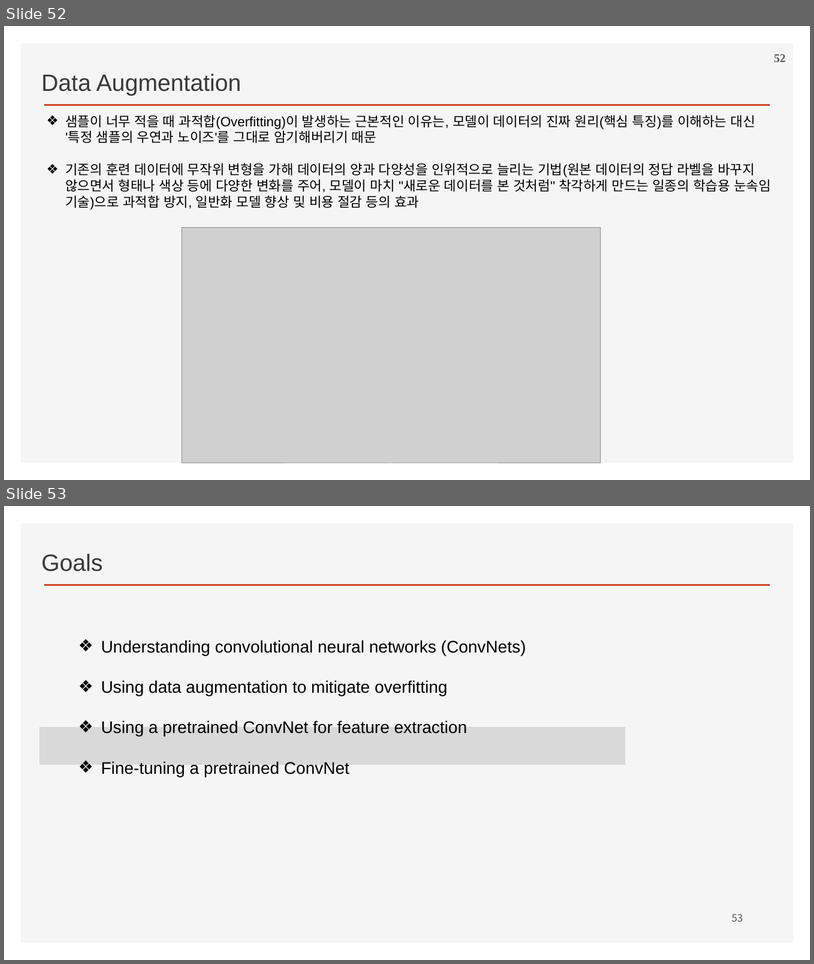
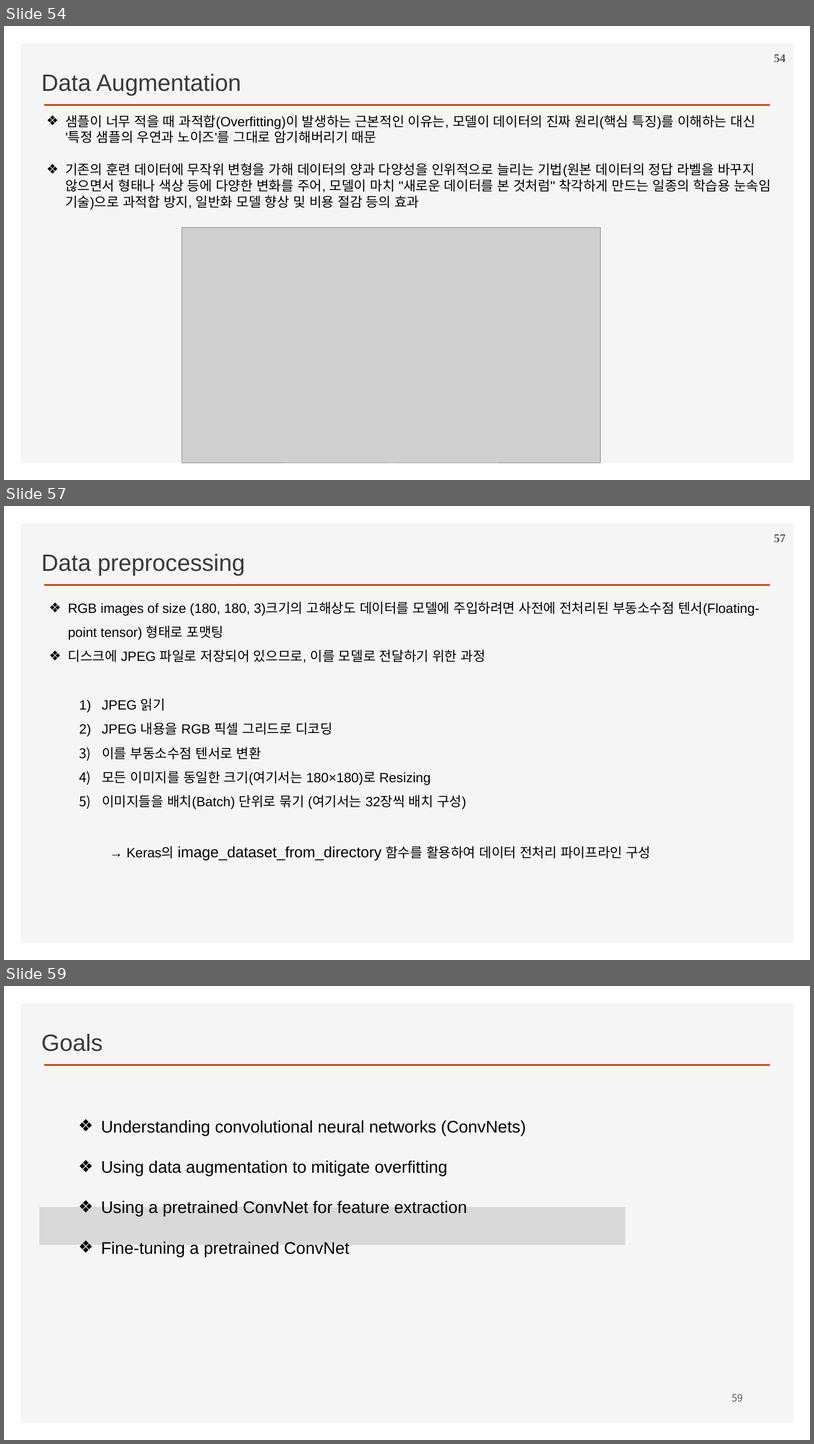
Before and after one commit to ancestor9/2026_Fall_Deep-Learning-with-Python, a slide deck: Chapter 08 Image Classification.pptx. Shown one above the other, each under a label of ours: slides 52 and 53 before the commit, slides 54, 57 and 59 after it; the slides between them are not shown. The pictures are 814x964 and 814x1444 pixels, drawn with LibreOffice and Linux fonts; fonts in the diff are those of the drawing; grey boxes stand for pictures; background and template pictures are left out. Boxes give left, top, right and bottom in pixels: in the first picture for what was removed or moved away, otherwise in the second. Text is boxed around its words. In the diff, an @@ line names an element or a change of style, - is before the commit and + after.

```diff
--- a/Chapter 08 Image Classification.pptx
+++ b/Chapter 08 Image Classification.pptx
@@ slide 57 added at [4,506,810,960], background #FFFFFF; not listed: 2 template elements that a slide beside it also shows @@
@@ page number added at [774,534,786,542], 14 pt, text #595959, bold @@
+57
@@ text added at [41,553,245,576], 28 pt, text #3B3838 @@
+Data preprocessing
@@ text added at [68,601,759,861], 16 pt, text #000000 @@
+❖ RGB images of size (180, 180, 3)크기의 고해상도 데이터를 모델에 주입하려면 사전에 전처리된 부동소수점 텐서(Floating-point tensor) 형태로 포맷팅
+❖ 디스크에 JPEG 파일로 저장되어 있으므로, 이를 모델로 전달하기 위한 과정
+  1) JPEG 읽기
+  2) JPEG 내용을 RGB 픽셀 그리드로 디코딩
+  3) 이를 부동소수점 텐서로 변환
+  4) 모든 이미지를 동일한 크기(여기서는 180×180)로 Resizing
+  5) 이미지들을 배치(Batch) 단위로 묶기 (여기서는 32장씩 배치 구성)
+→ Keras의 image_dataset_from_directory 함수를 활용하여 데이터 전처리 파이프라인 구성
@@ what was slide 52 is now slide 54 @@
@@ page number at [774,54,786,62]: text changed @@
-52
+54
@@ what was slide 53 is now slide 59 @@
@@ page number at [732,1393,743,1401]: text changed @@
-53
+59
```
Also in this commit, not shown: 5 other slides added.
